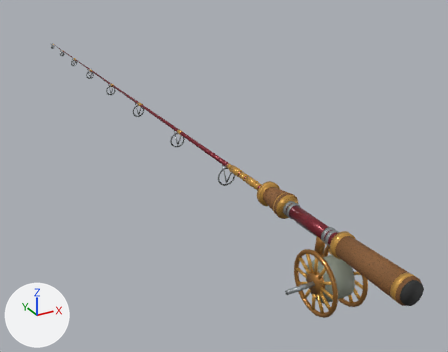
Renders of the glTF model assets/models/rods/heron_fly.glb from each side of a commit.
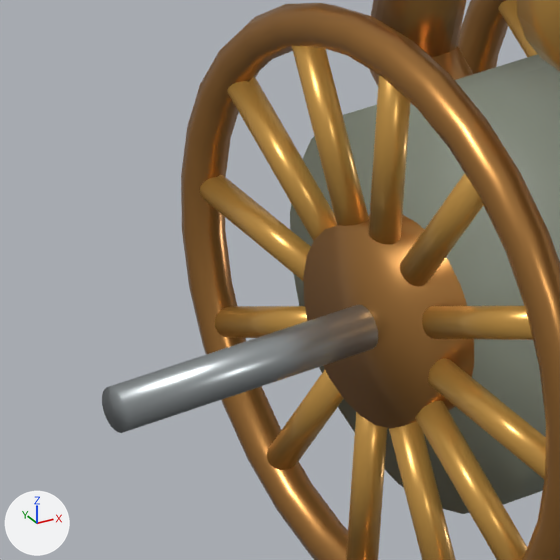
Each version appears first whole from a 50 mm camera at (-0.572, -0.718, 0.49) aimed at (0.148, 0.591, -0.165), and next in a close-up on the part from 61% to 75% of the width and 71% to 88% of the height. The lights are fixed; the arrows at lower left show +X, +Y and +Z. The first two pictures are the older version. Where no turn or scale is listed for an object, it has been applied to the vertices. Vertices at exactly the same position are counted once.

Names of what the first close-up shows: 'Tapered carbon blank.006'.
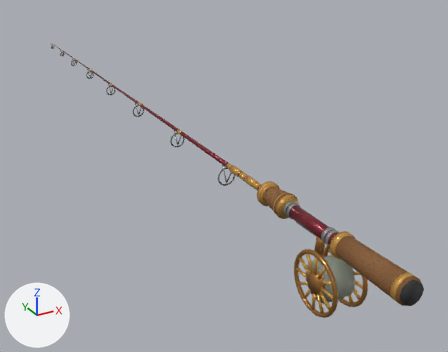
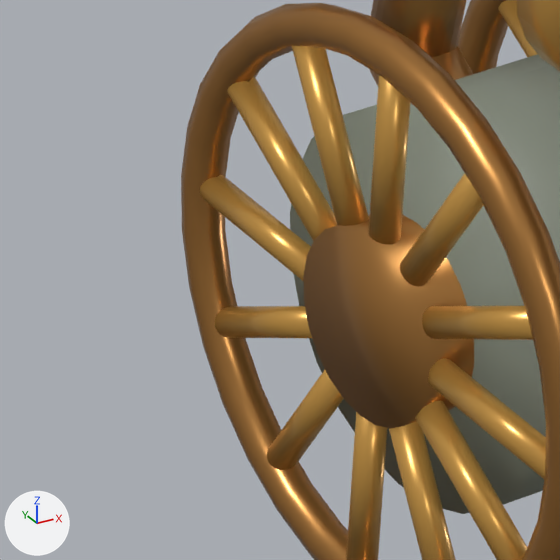
What differs and where, as boxes (x1, y1, x2, y2) in the close-ups (560 x 560 px):
'Tapered carbon blank.006', reshaped: before (102, 0, 560, 560); after (181, 0, 560, 560)
part 1 of me_cone_428, cut back (mostly hidden afterwards): before (102, 49, 470, 433); after (449, 49, 470, 77)

Edits to the bpy script that builds the scene:
```text
Change me_cone_428:
    used by ob_tapered_carbon_blank_006; location = (0.0, 0.745, 0.0)
    remove me_cone_428.from_pydata(...)  # 8110 vertices, 15932 faces; spans x -0.08..0.04, y -0.96..0.95, z -0.13..0.02
    add me_cone_428.from_pydata(...)  # 8062 vertices, 15840 faces; spans x -0.03..0.04, y -0.96..0.95, z -0.13..0.02
    me_cone_428 part 1
    48 vertices are removed from x -0.08..0.0, y -0.79..-0.78, z -0.08..-0.07
    127 faces are deleted
    2 vertices move within x 0.0, y -0.79, z -0.07
    35 new faces join them, mat_heron_fly_reel_finish (orange #b37e42)
```
